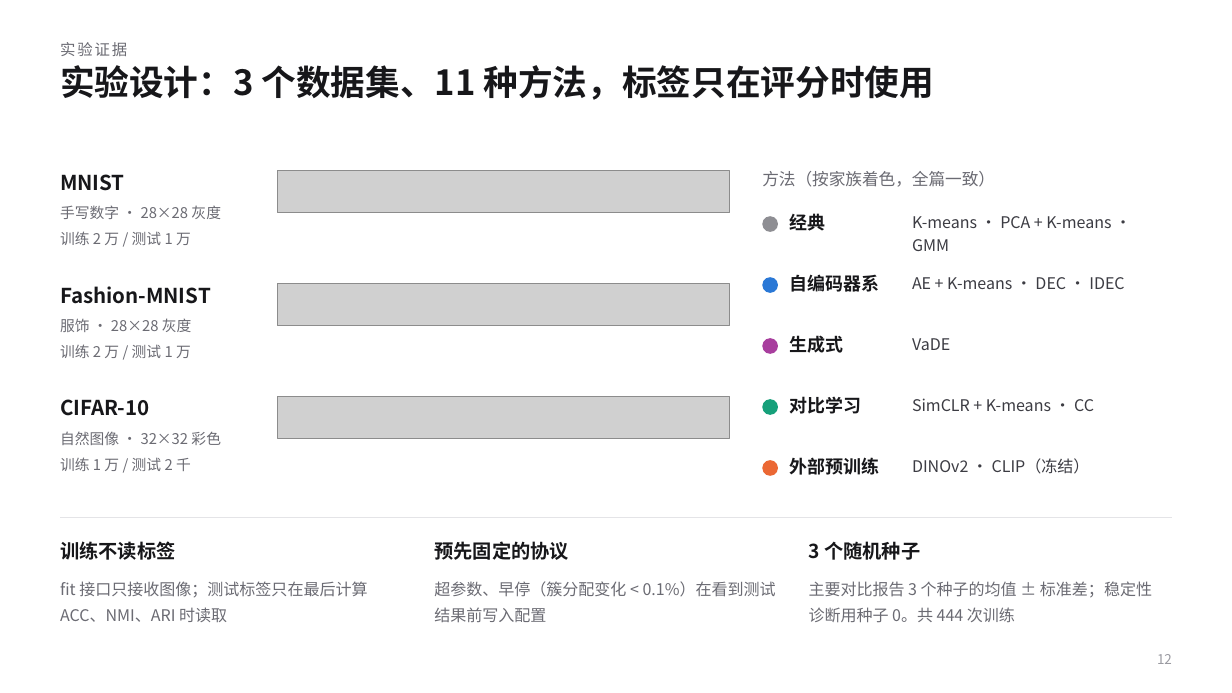
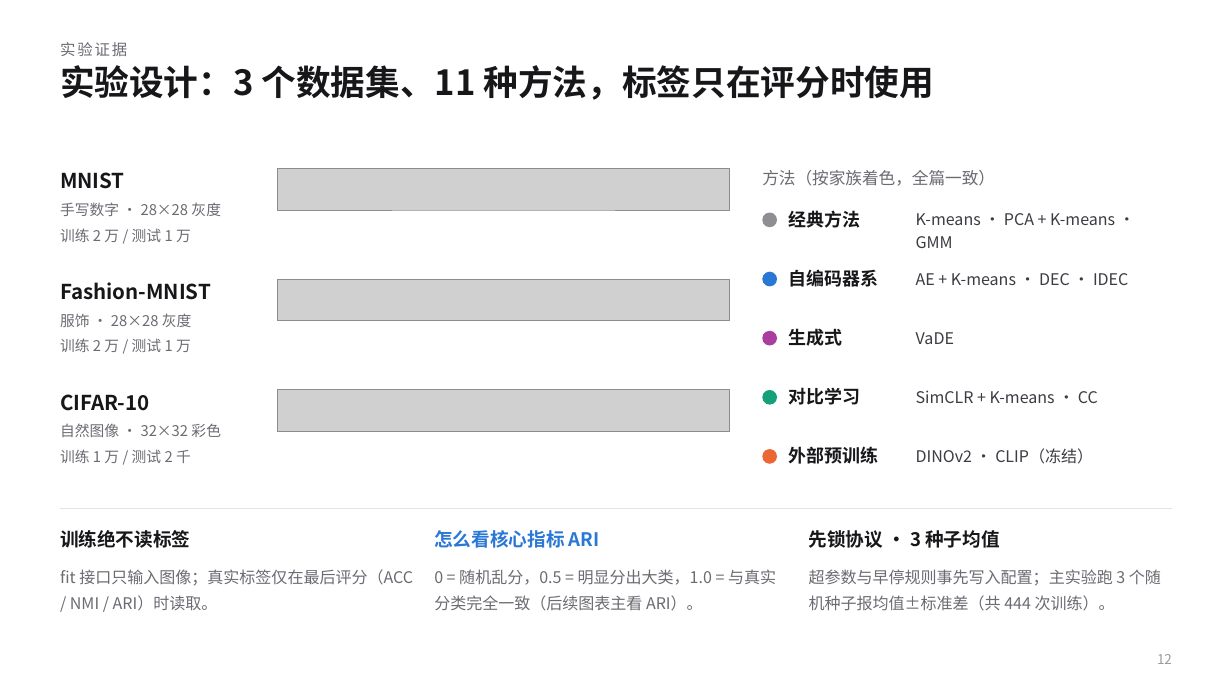
Before and after one commit to KQYaili/DeepClustering-Survey, a slide deck: slide 12 of presentation/deep-clustering-evolution-selection-guide.pptx. Drawn at 1232x693 pixels with LibreOffice and Linux fonts; fonts in the diff are those of the drawing; grey boxes stand for pictures. Boxes give left, top, right and bottom in pixels: in the first picture for what was removed or moved away, otherwise in the second. Text is boxed around its words. In the diff, an @@ line names an element or a change of style, - is before the commit and + after.

Commit message:
优化汇报幻灯片、图表标注与讲稿易懂度

```diff
--- a/presentation/deep-clustering-evolution-selection-guide.pptx
+++ b/presentation/deep-clustering-evolution-selection-guide.pptx
@@ text at [788, 210, 860, 228]: text changed @@
-经典
+经典方法
@@ text "自编码器系": place and size @@
-text "自编码器系" at [790, 274, 880, 292]
+text "自编码器系" at [788, 269, 878, 287]
@@ text "生成式": place and size @@
-text "生成式" at [790, 335, 844, 353]
+text "生成式" at [788, 328, 842, 346]
@@ 3 texts: place and size @@
-3 texts at [912, 216, 1124, 350]
+3 texts at [916, 213, 1128, 344]
@@ 5 texts, 3 ellipses, 2 pictures: place and size @@
-5 texts, 3 ellipses, 2 pictures at [60, 216, 778, 445]
+5 texts, 3 ellipses, 2 pictures at [60, 213, 777, 437]
@@ text "对比学习": place and size @@
-text "对比学习" at [790, 396, 862, 414]
+text "对比学习" at [788, 387, 860, 405]
@@ text "SimCLR + K-means · CC": place and size @@
-text "SimCLR + K-means · CC" at [912, 398, 1094, 411]
+text "SimCLR + K-means · CC" at [916, 390, 1098, 403]
@@ 2 ellipses, 1 text, 1 line: place and size @@
-2 ellipses, 1 text, 1 line at [60, 399, 1172, 518]
+2 ellipses, 1 text, 1 line at [60, 390, 1172, 508]
@@ text "外部预训练": place and size @@
-text "外部预训练" at [790, 457, 880, 475]
+text "外部预训练" at [788, 446, 878, 464]
@@ text "DINOv2 · CLIP（冻结）": place and size @@
-text "DINOv2 · CLIP（冻结）" at [912, 458, 1090, 474]
+text "DINOv2 · CLIP（冻结）" at [916, 448, 1093, 464]
@@ text at [60, 530, 190, 548]: text changed; size 15 to 14.5 pt @@
-训练不读标签
+训练绝不读标签
@@ text at [434, 530, 600, 548]: text changed; size 15 to 14.5 pt; text colour #17171A to #2A78D6 @@
-预先固定的协议
+怎么看核心指标 ARI
@@ text at [809, 530, 1000, 548]: text changed; size 15 to 14.5 pt @@
-3 个随机种子
+先锁协议 · 3 种子均值
@@ text at [60, 569, 413, 611]: text changed @@
-fit 接口只接收图像；测试标签只在最后计算 ACC、NMI、ARI 时读取
+fit 接口只输入图像；真实标签仅在最后评分（ACC / NMI / ARI）时读取。
@@ text at [434, 569, 776, 611]: text changed @@
-超参数、早停（簇分配变化 < 0.1%）在看到测试结果前写入配置
+0 = 随机乱分，0.5 = 明显分出大类，1.0 = 与真实分类完全一致（后续图表主看 ARI）。
@@ text at [809, 569, 1161, 611]: text changed @@
-主要对比报告 3 个种子的均值 ± 标准差；稳定性诊断用种子 0。共 444 次训练
+超参数与早停规则事先写入配置；主实验跑 3 个随机种子报均值±标准差（共 444 次训练）。
```
Also in this commit, not shown: 28 other slides changed, 17 other files.
